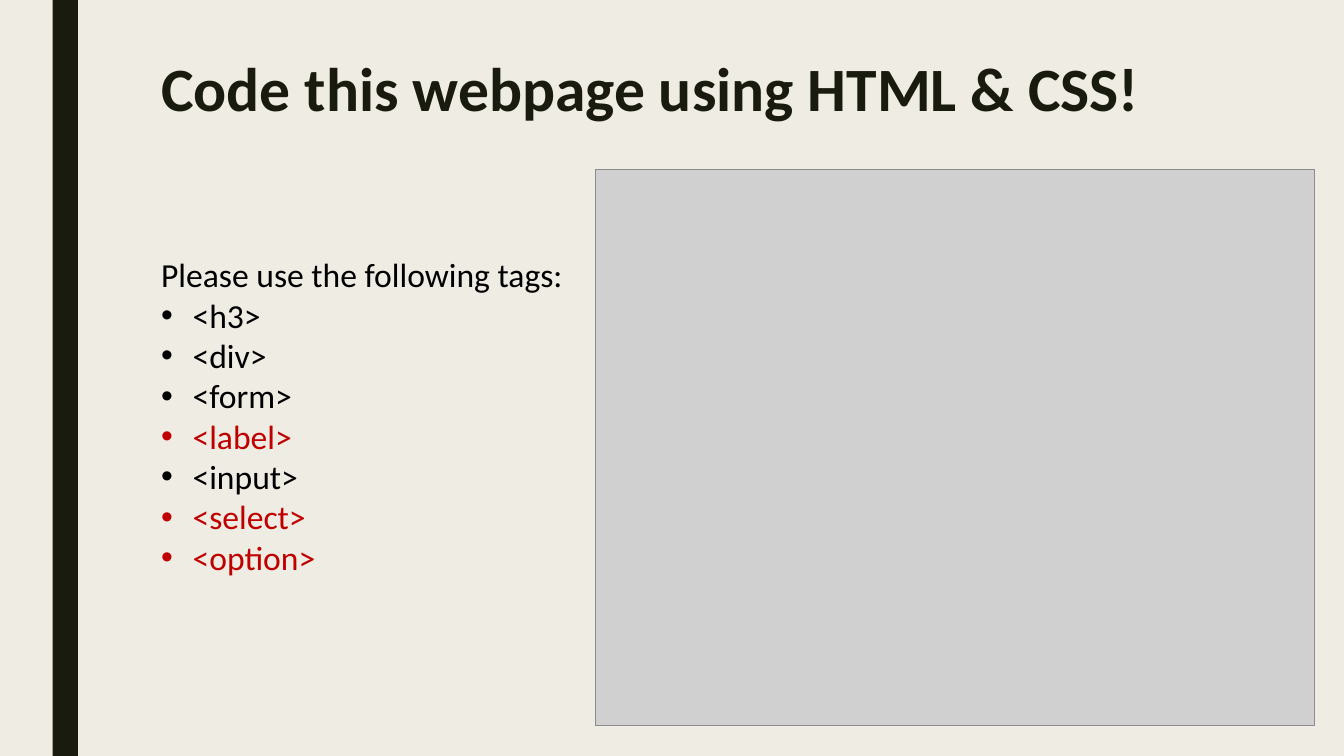
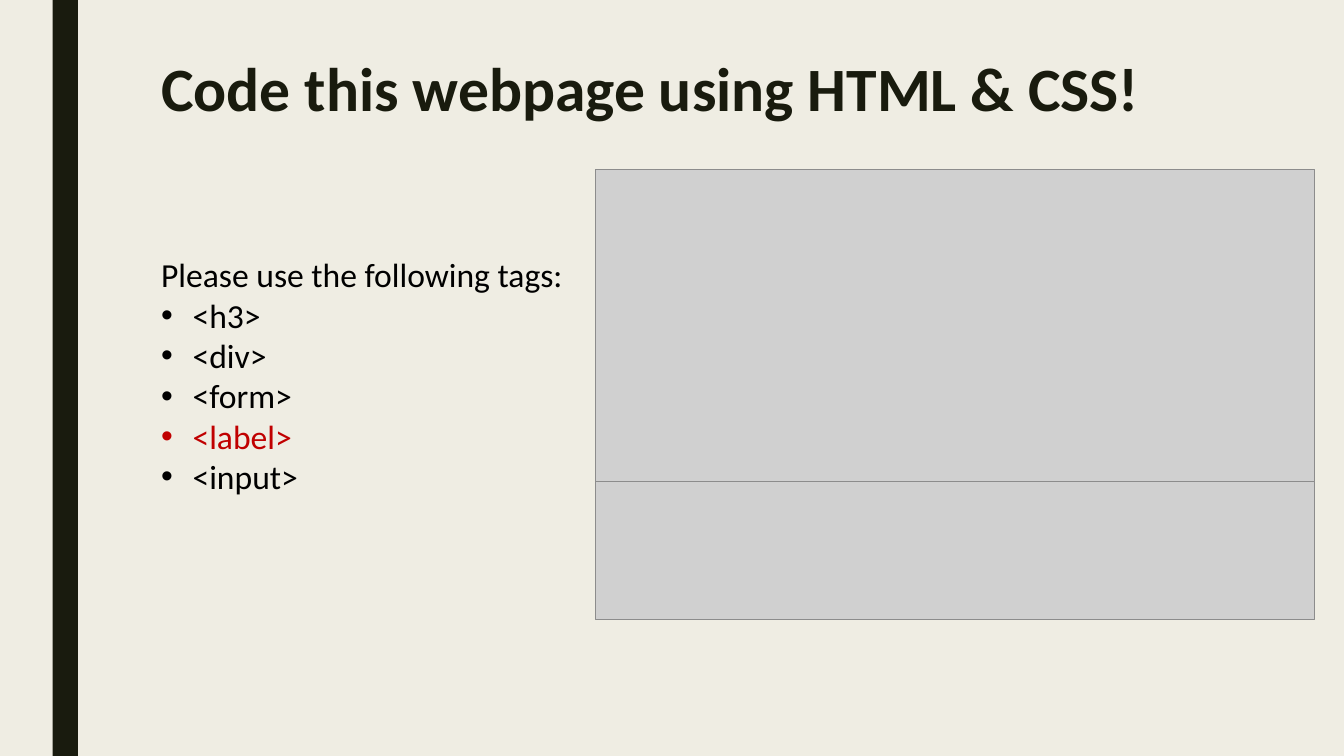
Before and after one commit to sayyidkhan/web_intro_2022, a slide deck: slide 29 of ppt/WY added.pptx. Drawn at 1344x756 pixels with LibreOffice and Linux fonts; fonts in the diff are those of the drawing; grey boxes stand for pictures. Boxes give left, top, right and bottom in pixels: in the first picture for what was removed or moved away, otherwise in the second. Text is boxed around its words. In the diff, an @@ line names an element or a change of style, - is before the commit and + after.

```diff
--- a/ppt/WY added.pptx
+++ b/ppt/WY added.pptx
@@ picture: place and size @@
-picture at bbox=[595, 169, 1315, 726]
+picture at bbox=[595, 169, 1315, 482]
@@ text at bbox=[193, 505, 316, 576]: paragraphs removed @@
-• <select>
-• <option>
@@ picture added at bbox=[595, 482, 1315, 620] @@
```
Also in this commit, not shown: 12 other files.
